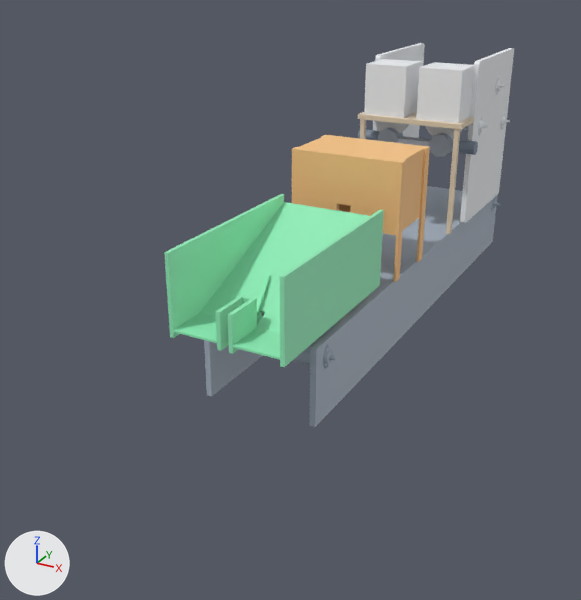
The glTF model public/modelo/maquina.glb: old version first, new version second.
Rendered twice from a 50 mm camera at (0.86, -2.07, 1.01) aimed at (-0.16, -0.22, 0.09). Lighting does not change. The marker at lower left points along +X, +Y and +Z. The first picture is the older version. Where no turn or scale is listed for an object, it has been applied to the vertices.

Script lines for the objects in view, before the commit:
```python
me_bobina = bpy.data.meshes.new('Bobina')
me_bobina.from_pydata(...)  # 5476 vertices, 11000 faces; spans x -0.455..-0.075, y 0.053..0.453, z 0.266..0.766
me_bobina.materials.append(mat_defaultmaterial_001)
me_dispenser = bpy.data.meshes.new('Dispenser')
me_dispenser.from_pydata(...)  # 318 vertices, 568 faces; spans x -0.455..-0.075, y -0.067..0.093, z 0.266..0.753
me_dispenser.materials.append(mat_defaultmaterial_002)
me_esteira = bpy.data.meshes.new('Esteira')
me_esteira.from_pydata(...)  # 5466 vertices, 11000 faces; spans x -440.0..-90.0, y -952.0..498.0, z 66.0..266.0
me_esteira.materials.append(mat_defaultmaterial)
me_selagem_horizontal = bpy.data.meshes.new('Selagem_horizontal')
me_selagem_horizontal.from_pydata(...)  # 100 vertices, 176 faces; spans x -0.421..-0.109, y -0.507..-0.307, z 0.266..0.586
me_selagem_horizontal.materials.append(mat_defaultmaterial_003)
me_separador_de_itens = bpy.data.meshes.new('Separador_de_itens')
me_separador_de_itens.from_pydata(...)  # 806 vertices, 1612 faces; spans x -0.41..-0.12, y -1.087..-0.587, z 0.266..0.484
me_separador_de_itens.materials.append(mat_defaultmaterial_004)
ob_bobina = bpy.data.objects.new('Bobina', me_bobina)
ob_bobina.location = (0.265, 0.294, -0.066)
ob_dispenser = bpy.data.objects.new('Dispenser', me_dispenser)
ob_dispenser.location = (0.265, 0.294, -0.066)
ob_esteira = bpy.data.objects.new('Esteira', me_esteira)
ob_esteira.location = (0.265, 0.294, -0.066)
ob_esteira.scale = (0.001, 0.001, 0.001)
ob_selagem_horizontal = bpy.data.objects.new('Selagem_horizontal', me_selagem_horizontal)
ob_selagem_horizontal.location = (0.265, 0.294, -0.066)
ob_separador_de_itens = bpy.data.objects.new('Separador_de_itens', me_separador_de_itens)
ob_separador_de_itens.location = (0.265, 0.294, -0.066)
```
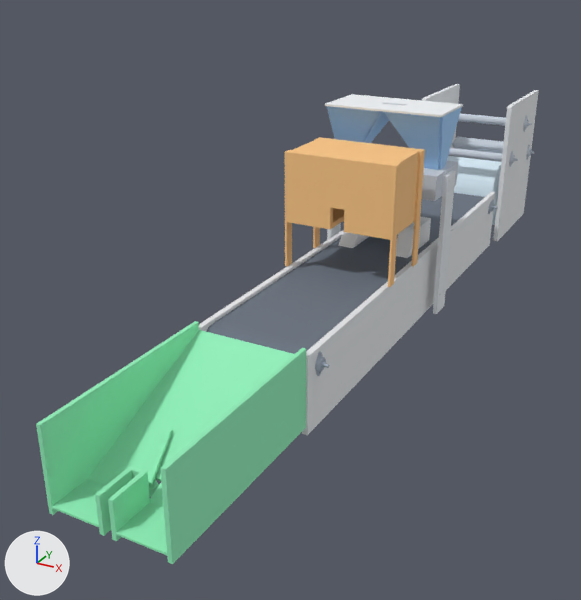
Where the newer file only moved an object's origin or applied its transform, the numbers keep the older frame.

Patch to the scene script:
```diff
--- a/public/modelo/maquina.glb.py
+++ b/public/modelo/maquina.glb.py
@@ mat_tinta @@
+mat_tinta = bpy.data.materials.new('tinta')
+mat_tinta.use_nodes = True; mat_tinta.node_tree.nodes.clear()
+_N = mat_tinta.node_tree.nodes; _L = mat_tinta.node_tree.links
+n0 = _N.new('ShaderNodeBsdfPrincipled'); n0.name = 'Principled BSDF'
+n0.inputs[2].default_value = 0.8  # 'Roughness'
+n1 = _N.new('ShaderNodeOutputMaterial'); n1.name = 'Material Output'
+n2 = _N.new('ShaderNodeVertexColor'); n2.name = 'Color Attribute'
+_L.new(n0.outputs[0], n1.inputs[0])  # 'BSDF' to 'Surface'
+_L.new(n2.outputs[0], n0.inputs[0])  # 'Color' to 'Base Color'
@@ me_esteira @@
 # used by ob_esteira; location = (0.265, 0.294, -0.066); scale = (0.001, 0.001, 0.001)
-me_esteira.from_pydata(...)  # 5466 vertices, 11000 faces; spans x -440.0..-90.0, y -952.0..498.0, z 66.0..266.0
-me_esteira.materials.append(mat_defaultmaterial)
+me_esteira.from_pydata(...)  # 88 vertices, 184 faces; spans x 0.0, y -1.0..1.0, z 0.0
+# me_esteira part 1: the loose piece of 44 vertices spanning x -130.0..-115.0, y -952.0..498.0, z 66.0..266.0 is scaled about the mesh origin by 0.001, in mat_tinta
+# me_esteira part 2: the loose piece of 44 vertices spanning x -415.0..-400.0, y -952.0..498.0, z 66.0..266.0 is scaled about the mesh origin by 0.001, in mat_tinta
+# me_esteira part 3: 22 loose pieces with 5378 vertices, spanning x -440.0..-90.0, y -933.0..479.0, z 195.0..257.0, are deleted
+me_esteira.materials.append(mat_tinta)
@@ me_selagem_horizontal @@
-me_selagem_horizontal.from_pydata(...)  # 100 vertices, 176 faces; spans x -0.421..-0.109, y -0.507..-0.307, z 0.266..0.586
+me_selagem_horizontal.from_pydata(...)  # 100 vertices, 176 faces; spans x -0.421..-0.109, y -0.545..-0.345, z 0.266..0.586
+# me_selagem_horizontal part 4: the whole mesh is moved by (0.0, -0.039, 0.0)
 me_selagem_horizontal.materials.append(mat_defaultmaterial_003)
@@ me_separador_de_itens @@
-me_separador_de_itens.from_pydata(...)  # 806 vertices, 1612 faces; spans x -0.41..-0.12, y -1.087..-0.587, z 0.266..0.484
+me_separador_de_itens.from_pydata(...)  # 806 vertices, 1612 faces; spans x -0.41..-0.12, y -1.49..-0.99, z 0.066..0.284
+# me_separador_de_itens part 5: the whole mesh is moved by (0.0, -0.403, -0.2)
 me_separador_de_itens.materials.append(mat_defaultmaterial_004)
@@ ob_esteira @@
 ob_esteira = bpy.data.objects.new('Esteira', me_esteira)
-ob_esteira.location = (0.265, 0.294, -0.066)
-ob_esteira.scale = (0.001, 0.001, 0.001)
+ob_esteira.location = (0.0, 0.0, 0.0)
@@ ob_bobina @@
-ob_bobina = bpy.data.objects.new('Bobina', me_bobina)
@@ ob_dispenser @@
-ob_dispenser = bpy.data.objects.new('Dispenser', me_dispenser)
@@ ob_dispenser_156_170_190 @@
+ob_dispenser_156_170_190 = bpy.data.objects.new('Dispenser_156_170_190', me_dispenser_156_170_190)  # 1280 vertices, 2664 faces; spans x -0.173..0.173, y 0.014..0.198, z 0.365..0.435
+ob_dispenser_156_170_190.location = (0.0, 0.0, 0.0)
@@ ob_dispenser_203_213_225 @@
+ob_dispenser_203_213_225 = bpy.data.objects.new('Dispenser_203_213_225', me_dispenser_203_213_225)  # 848 vertices, 1752 faces; spans x -0.185..0.185, y 0.071..0.141, z 0.0..0.423
+ob_dispenser_203_213_225.location = (0.0, 0.0, 0.0)
@@ ob_dispenser_96_165_250 @@
+ob_dispenser_96_165_250 = bpy.data.objects.new('Dispenser_96_165_250', me_dispenser_96_165_250)  # 96 vertices, 144 faces; spans x -0.173..0.173, y 0.018..0.193, z 0.263..0.595
+ob_dispenser_96_165_250.location = (0.0, 0.0, 0.0)
@@ ob_dispenser_226_232_240 @@
+ob_dispenser_226_232_240 = bpy.data.objects.new('Dispenser_226_232_240', me_dispenser_226_232_240)  # 168 vertices, 328 faces; spans x -0.173..0.173, y 0.014..0.198, z 0.35..0.601
+ob_dispenser_226_232_240.location = (0.0, 0.0, 0.0)
@@ ob_braco_formador @@
+ob_braco_formador = bpy.data.objects.new('Braco_formador', me_braco_formador)  # 48 vertices, 92 faces; spans x -0.11..0.11, y -0.044..0.176, z 0.18..0.26
+ob_braco_formador.location = (0.0, 0.0, 0.0)
@@ ob_bobina_filme @@
+ob_bobina_filme = bpy.data.objects.new('Bobina_filme', me_bobina_filme)  # 98 vertices, 192 faces; spans x -0.11..0.11, y 0.866..1.126, z 0.005..0.265
+ob_bobina_filme.location = (0.0, 0.0, 0.0)
@@ ob_bobina_rolos @@
+ob_bobina_rolos = bpy.data.objects.new('Bobina_rolos', me_bobina_rolos)  # 5332 vertices, 10696 faces; spans x -0.19..0.19, y 0.849..1.164, z 0.24..0.429
+ob_bobina_rolos.location = (0.0, 0.0, 0.0)
@@ ob_bobina_laterais @@
+ob_bobina_laterais = bpy.data.objects.new('Bobina_laterais', me_bobina_laterais)  # 144 vertices, 304 faces; spans x -0.165..0.165, y 0.796..1.196, z 0.0..0.5
+ob_bobina_laterais.location = (0.0, 0.0, 0.0)
@@ ob_esteira_rolos @@
+ob_esteira_rolos = bpy.data.objects.new('Esteira_rolos', me_esteira_rolos)  # 5108 vertices, 10240 faces; spans x -0.175..0.175, y -0.676..0.734, z 0.13..0.19
+ob_esteira_rolos.location = (0.0, 0.0, 0.0)
@@ ob_esteira_lona @@
+ob_esteira_lona = bpy.data.objects.new('Esteira_lona', me_esteira_lona)  # 270 vertices, 576 faces; spans x -0.135..0.135, y -0.677..0.735, z 0.129..0.191
+ob_esteira_lona.location = (0.0, 0.0, 0.0)
```

What differs and where, as boxes (x1, y1, x2, y2) in the pictures (581 x 600 px; the box of a moved part takes in the faces that stretch with it):
'Separador_de_itens', moved: before (164, 194, 384, 367); after (36, 321, 306, 564)
'Esteira', reshaped, moved, rescaled: before (204, 186, 500, 427); after (199, 192, 495, 435)
'Selagem_horizontal', moved: before (292, 135, 430, 282); after (285, 137, 425, 287)
'Esteira_lona', added: after (206, 193, 485, 354)
'Dispenser', deleted: before (358, 59, 478, 234)
'Bobina', deleted: before (373, 43, 514, 223)
'Dispenser_96_165_250', added (blue): after (327, 106, 462, 170)
'Bobina_laterais', added: after (422, 84, 538, 241)
'Dispenser_226_232_240', added: after (325, 94, 463, 117)
'Dispenser_203_213_225', added: after (327, 170, 456, 314)
'Bobina_filme', added: after (447, 156, 501, 225)
'Bobina_rolos', added: after (448, 113, 534, 167)
'Braco_formador', added: after (338, 216, 431, 258)
'Dispenser_156_170_190', added: after (422, 161, 458, 201)
'Esteira_rolos', added: after (315, 200, 497, 376)
part 1 of me_esteira, moved or reshaped (mostly hidden afterwards): before (310, 194, 498, 427); after (199, 229, 344, 331)
part 2 of me_esteira, moved or reshaped: before (204, 340, 263, 396); after (302, 192, 495, 435)
part 3 of me_esteira, deleted: before (261, 186, 500, 369)
